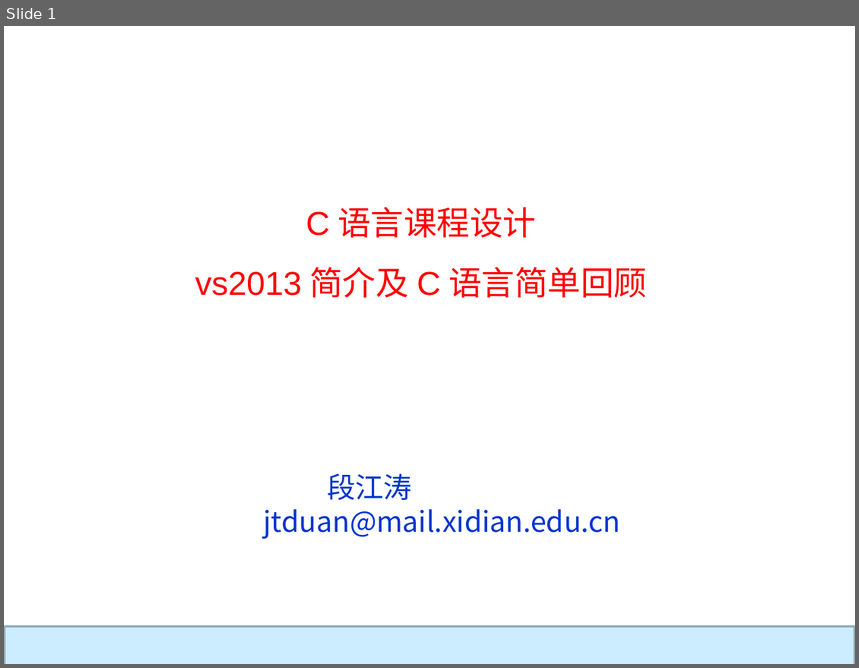
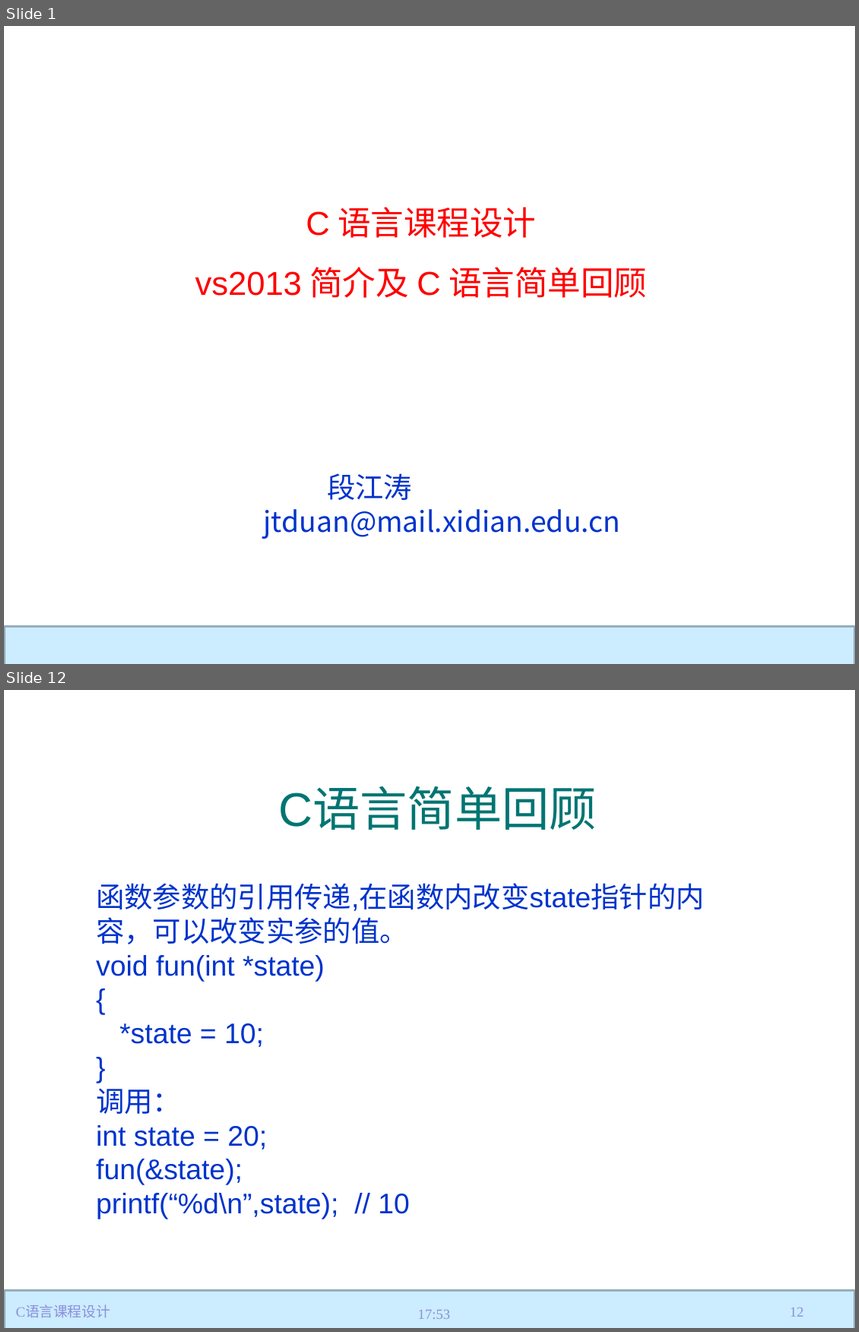
Before and after one commit to jtrfid/C-Repositories, a slide deck: 2018/C语言课程设计/vs2013简介及C语言简单回顾.pptx. Shown one above the other, each under a label of ours: slide 1 before the commit, slides 1 and 12 after it; the slides between them are not shown. The pictures are 859x668 and 859x1332 pixels, drawn with LibreOffice and Linux fonts; fonts in the diff are those of the drawing; background and template pictures are left out. Boxes give left, top, right and bottom in pixels: in the first picture for what was removed or moved away, otherwise in the second. Text is boxed around its words. In the diff, an @@ line names an element or a change of style, - is before the commit and + after.

```diff
--- a/2018/C语言课程设计/vs2013简介及C语言简单回顾.pptx
+++ b/2018/C语言课程设计/vs2013简介及C语言简单回顾.pptx
@@ slide 12 added at bbox=[4, 690, 855, 1328], background #FFFFFF; not listed: 1 template element that a slide beside it also shows @@
@@ title added at bbox=[279, 788, 597, 830], 40 pt, text #007572 @@
+C语言简单回顾
@@ text added at bbox=[96, 883, 705, 1220], 24 pt, text #0033CC @@
+函数参数的引用传递,在函数内改变state指针的内容，可以改变实参的值。
+void fun(int *state)
+{
+*state = 10;
+}
+调用：
+int state = 20;
+fun(&state);
+printf(“%d\n”,state); // 10
@@ text added at bbox=[16, 1306, 110, 1319], 12 pt, text #8C90DA @@
+C语言课程设计
@@ text added at bbox=[418, 1310, 450, 1319], 12 pt, text #8C90DA @@
+17:53
@@ page number added at bbox=[790, 1308, 804, 1317], 12 pt, text #8C90DA @@
+12
```
Also in this commit, not shown: 9 slides changed, 2 other slides added, 6 other files.
